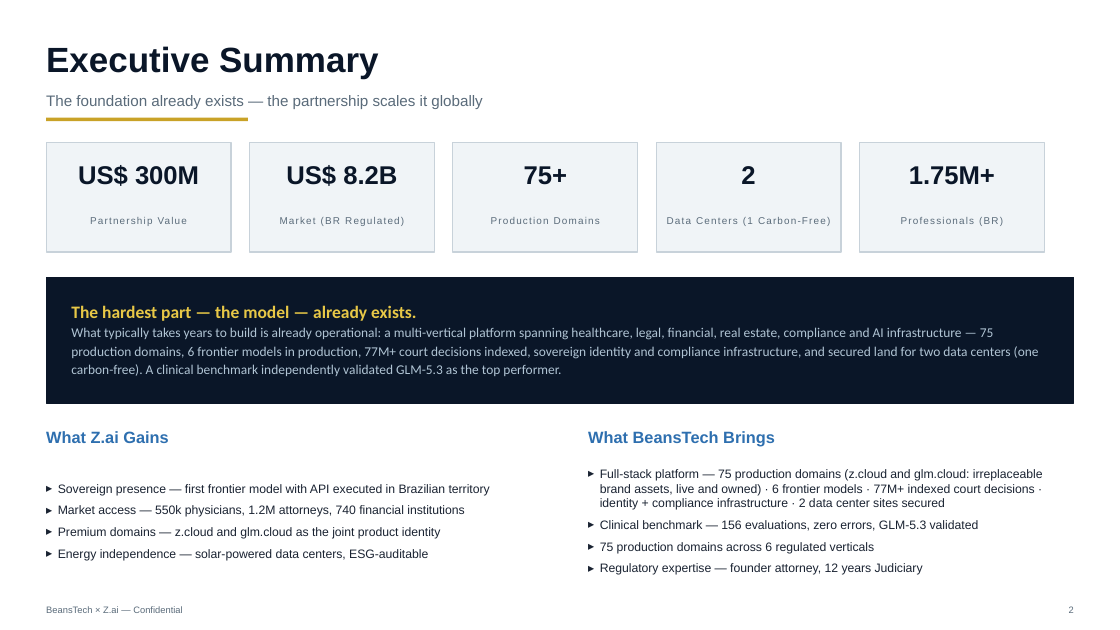
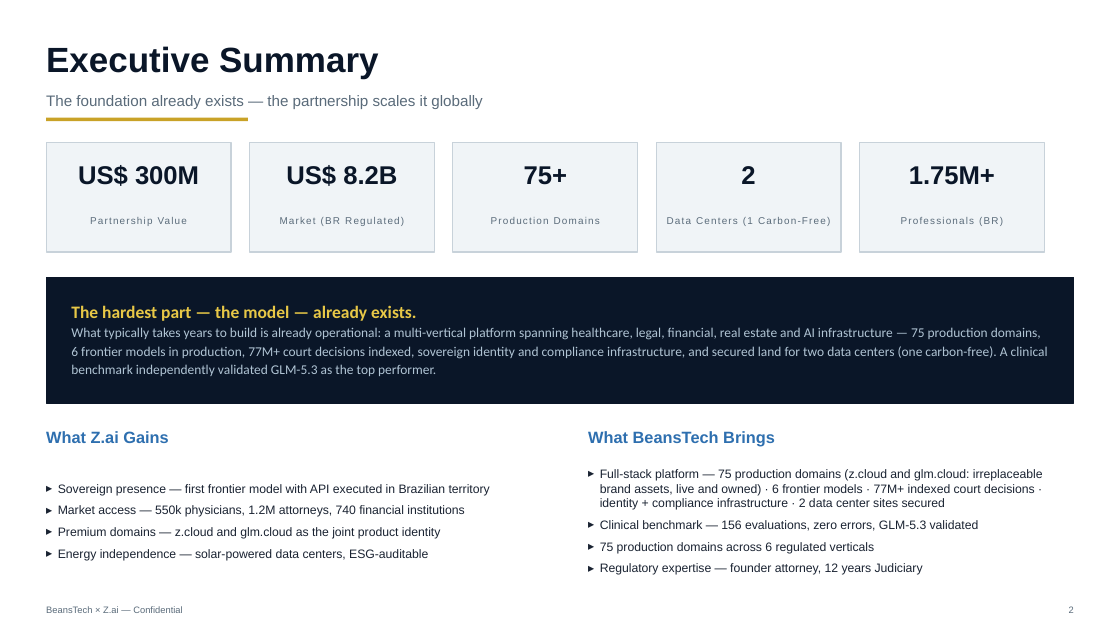
Before and after one commit to beanstechhub/healthtech-infra, a slide deck: slide 2 of apresentacoes/ZCloud-Zai-Parceria-EN.pptx. Drawn at 1120x630 pixels with LibreOffice and Linux fonts; fonts in the diff are those of the drawing. Boxes give left, top, right and bottom in pixels: in the first picture for what was removed or moved away, otherwise in the second. Text is boxed around its words. In the diff, an @@ line names an element or a change of style, - is before the commit and + after.

```diff
--- a/apresentacoes/ZCloud-Zai-Parceria-EN.pptx
+++ b/apresentacoes/ZCloud-Zai-Parceria-EN.pptx
@@ text at <box>71,327,1048,376</box>: text changed @@
-What typically takes years to build is already operational: a multi-vertical platform spanning healthcare, legal, financial, real estate, compliance and AI infrastructure — 75 production domains, 6 frontier models in production, 77M+ court decisions indexed, sovereign identity and compliance infrastructure, and secured land for two data centers (one carbon-free). A clinical benchmark independently validated GLM-5.3 as the top performer.
+What typically takes years to build is already operational: a multi-vertical platform spanning healthcare, legal, financial, real estate and AI infrastructure — 75 production domains, 6 frontier models in production, 77M+ court decisions indexed, sovereign identity and compliance infrastructure, and secured land for two data centers (one carbon-free). A clinical benchmark independently validated GLM-5.3 as the top performer.
```
Also in this commit, not shown: 4 other files.
